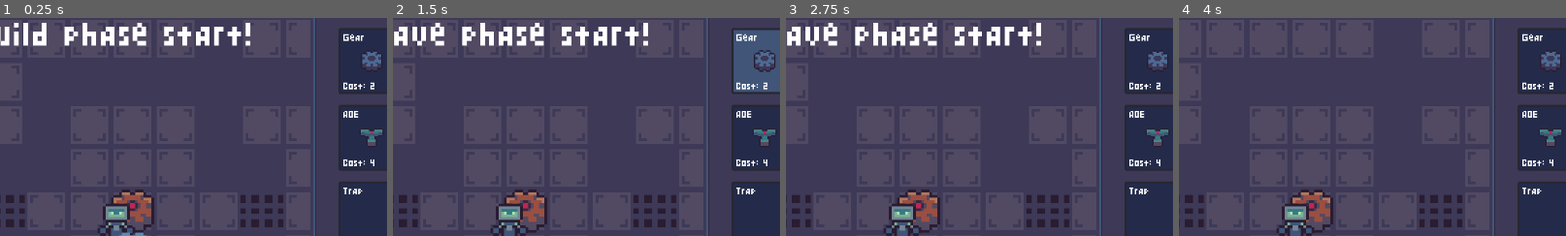
Above: before the commit, frames 1-4 (left to right).
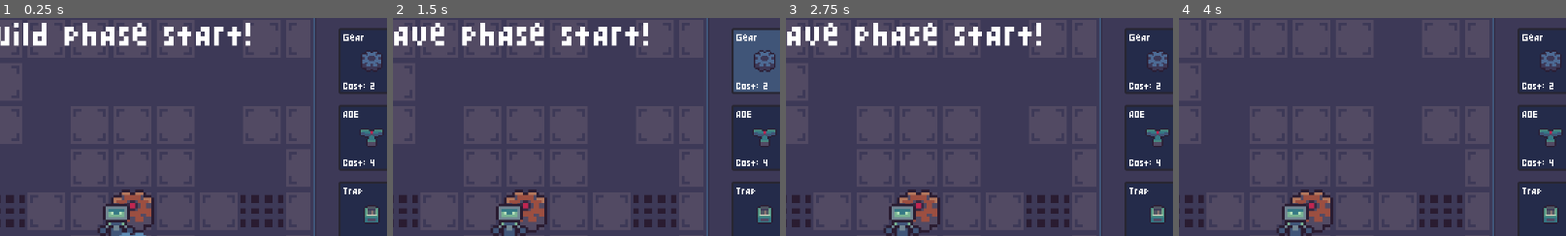
Above: after the commit, the same moments.

Repository: aughckt/spin-to-win
Game: Godot game, scene res://structure/meta/level_manager.tscn
The game is run twice, just before and just after one commit, with the same random seed, the same clock (stepped at 60 frames per second) and the same inputs. The engine's default icon, where the game draws it, is replaced by a stand-in: a white triangle on a blue panel in a dark square.
Inputs (mouse positions are % of the whole screen's width and height, from its top left):
- Up to frame 1 (0.25 s): no input
- Up to frame 2 (1.5 s): click "Start Wave" at 0.5 s; click (83, 10) at 1.27 s
- Up to frame 3 (2.75 s): click "Pause" at 2 s
- Up to frame 4 (4 s): click "Continue" at 2.75 s; tap Enter at 3.5 s; move the mouse to (72, 45) at 3.52 s; hold D (right) from 3.53 s (still down); hold E (interact) from 3.53 s (still down); click (72, 45) at 3.67 s
The pictures show only the part of the screen within x 35-85%, y 0-50%; the shares and areas given below are measured in that part.

The runs differ from the first frame. In frame 1, 0.3% of the frame differs, in the area x 93-98%, y 85-95%; in frame 2, 0.3%; in frame 3, 0.3%; in frame 4, 0.3%.

Commit message:
Add book dispenser

Diff:
--- a/towers/tower_data/trap_tower_data.tres
+++ b/towers/tower_data/trap_tower_data.tres
@@ -2,12 +2,14 @@
 
 [ext_resource type="PackedScene" uid="uid://datjovsvr613g" path="res://towers/trap_tower/trap_tower.tscn" id="1_f24ow"]
 [ext_resource type="Script" uid="uid://b55436prbbuts" path="res://towers/tower_data.gd" id="1_x6jwh"]
+[ext_resource type="Texture2D" uid="uid://dgpoafspsrbeq" path="res://towers/trap_tower/bookdispensor_icon.png" id="1_yhtsm"]
 
 [resource]
 script = ExtResource("1_x6jwh")
 cost = 5
 scene = ExtResource("1_f24ow")
 name = "Trap"
+icon = ExtResource("1_yhtsm")
 shot_delay_sec = 2.0
 damage = 30
 metadata/_custom_type_script = "uid://b55436prbbuts"
--- a/towers/trap_tower/trap.gd
+++ b/towers/trap_tower/trap.gd
@@ -3,6 +3,7 @@
 
 static var pool: Pool
 const scene: PackedScene = preload("res://towers/trap_tower/trap.tscn")
+@onready var animated_sprite: AnimatedSprite2D = $AnimatedSprite2D
 
 signal triggered(trap: Trap)
 
@@ -11,6 +12,14 @@
 
 func _ready() -> void:
 	area_entered.connect(_on_area_entered)
+
+	var random: float = randf()
+	if random > 0.66:
+		animated_sprite.play("default")
+	elif random > 0.33:
+		animated_sprite.play("default2")
+	else:
+		animated_sprite.play("default3")
 
 func _on_area_entered(area: Area2D) -> void:
 	if area is not Trooper:
--- a/towers/trap_tower/trap.tscn
+++ b/towers/trap_tower/trap.tscn
@@ -1,9 +1,48 @@
 [gd_scene format=3 uid="uid://dimgm6hfo2fot"]
 
 [ext_resource type="Script" uid="uid://bnrpoiaxrlnpq" path="res://towers/trap_tower/trap.gd" id="1_f8g6h"]
-[ext_resource type="Texture2D" uid="uid://btm4vlsmnxvyw" path="res://icon.svg" id="1_hibab"]
+[ext_resource type="Texture2D" uid="uid://pb37pubh5sm0" path="res://towers/trap_tower/BookDispenser_Projectile.png" id="2_f8g6h"]
 
 [sub_resource type="CircleShape2D" id="CircleShape2D_fbxa2"]
+
+[sub_resource type="AtlasTexture" id="AtlasTexture_2w8op"]
+atlas = ExtResource("2_f8g6h")
+region = Rect2(24, 0, 12, 12)
+
+[sub_resource type="AtlasTexture" id="AtlasTexture_f8g6h"]
+atlas = ExtResource("2_f8g6h")
+region = Rect2(12, 0, 12, 12)
+
+[sub_resource type="AtlasTexture" id="AtlasTexture_00vmy"]
+atlas = ExtResource("2_f8g6h")
+region = Rect2(0, 0, 12, 12)
+
+[sub_resource type="SpriteFrames" id="SpriteFrames_126ht"]
+animations = [{
+"frames": [{
+"duration": 1.0,
+"texture": SubResource("AtlasTexture_2w8op")
+}],
+"loop": 0,
+"name": &"default",
+"speed": 10.0
+}, {
+"frames": [{
+"duration": 1.0,
+"texture": SubResource("AtlasTexture_f8g6h")
+}],
+"loop": 1,
+"name": &"default2",
+"speed": 5.0
+}, {
+"frames": [{
+"duration": 1.0,
+"texture": SubResource("AtlasTexture_00vmy")
+}],
+"loop": 1,
+"name": &"default3",
+"speed": 5.0
+}]
 
 [node name="Trap" type="Area2D" unique_id=1568653871]
 collision_layer = 0
@@ -14,7 +53,6 @@
 [node name="CollisionShape2D" type="CollisionShape2D" parent="." unique_id=1879159455]
 shape = SubResource("CircleShape2D_fbxa2")
 
-[node name="Sprite2D" type="Sprite2D" parent="." unique_id=804667390]
-self_modulate = Color(1, 0, 0, 1)
-scale = Vector2(0.2, 0.2)
-texture = ExtResource("1_hibab")
+[node name="AnimatedSprite2D" type="AnimatedSprite2D" parent="." unique_id=805484978]
+scale = Vector2(4, 4)
+sprite_frames = SubResource("SpriteFrames_126ht")
--- a/towers/trap_tower/trap_tower.gd
+++ b/towers/trap_tower/trap_tower.gd
@@ -4,13 +4,19 @@
 const TRAP_SCENE: PackedScene = preload("res://towers/trap_tower/trap.tscn")
 
 var positions: Array[Vector2] = []
-const MAX_DIFF_FROM_TARGET_POS: float = 10
+const MAX_DIFF_FROM_TARGET_POS: float = 15
+@onready var animated_spites: AnimatedSprite2D = $AnimatedSprite2D
+@onready var spawn_timer: Timer = $SpawnTimer
 
 const MAX_TRAPS: int = 5
 var traps: Array[Trap] = []
 
 func _ready() -> void:
 	LevelManager.INST.wave_started.connect(_on_wave_started)
+
+	animated_spites.animation_finished.connect(_on_animation_finished)
+	animated_spites.play("Idle")
+	spawn_timer.timeout.connect(_on_timer_timeout)
 
 	var map := Env.INST.tilemap #arrow map, only want to place on path tiles
 	var tile := map.local_to_map(map.to_local(global_position))
@@ -28,6 +34,30 @@
 	if positions.size() == 0:
 		return
 
+	animated_spites.play("Dispense")
+
+	spawn_timer.start()
+
+
+func destroy_trap(trap: Trap) -> void:
+	trap.triggered.disconnect(_on_trap_triggered)
+	traps.erase(trap)
+	trap.remove()
+
+func _on_trap_triggered(trap: Trap) -> void:
+	destroy_trap(trap)
+
+func _on_wave_started() -> void:
+	while !traps.is_empty():
+		destroy_trap(traps[0])
+	assert(traps.size() == 0)
+
+
+func _on_animation_finished() -> void:
+	animated_spites.play("Idle")
+
+
+func _on_timer_timeout() -> void:
 	var pos: Vector2 = positions.pick_random()
 	pos += Vector2.RIGHT.rotated(randf_range(0, TAU)) * randfn(0, MAX_DIFF_FROM_TARGET_POS)
 
@@ -42,16 +72,3 @@
 	#still want something to happen instead of the tower just not doing anything
 	if traps.size() > MAX_TRAPS:
 		_on_trap_triggered(traps[0])
-
-func destroy_trap(trap: Trap) -> void:
-	trap.triggered.disconnect(_on_trap_triggered)
-	traps.erase(trap)
-	trap.remove()
-
-func _on_trap_triggered(trap: Trap) -> void:
-	destroy_trap(trap)
-
-func _on_wave_started() -> void:
-	while !traps.is_empty():
-		destroy_trap(traps[0])
-	assert(traps.size() == 0)
--- a/towers/trap_tower/trap_tower.tscn
+++ b/towers/trap_tower/trap_tower.tscn
@@ -1,11 +1,87 @@
 [gd_scene format=3 uid="uid://datjovsvr613g"]
 
-[ext_resource type="Texture2D" uid="uid://btm4vlsmnxvyw" path="res://icon.svg" id="1_aogww"]
 [ext_resource type="Script" uid="uid://cu8etchoxdp0v" path="res://towers/trap_tower/trap_tower.gd" id="1_hcdve"]
+[ext_resource type="Texture2D" uid="uid://b67vi4jx74dnv" path="res://towers/trap_tower/BookDispenser.png" id="2_hcdve"]
+
+[sub_resource type="AtlasTexture" id="AtlasTexture_j0duy"]
+atlas = ExtResource("2_hcdve")
+region = Rect2(0, 48, 48, 48)
+
+[sub_resource type="AtlasTexture" id="AtlasTexture_rmsk4"]
+atlas = ExtResource("2_hcdve")
+region = Rect2(48, 48, 48, 48)
+
+[sub_resource type="AtlasTexture" id="AtlasTexture_51jax"]
+atlas = ExtResource("2_hcdve")
+region = Rect2(96, 48, 48, 48)
+
+[sub_resource type="AtlasTexture" id="AtlasTexture_3oknq"]
+atlas = ExtResource("2_hcdve")
+region = Rect2(144, 48, 48, 48)
+
+[sub_resource type="AtlasTexture" id="AtlasTexture_2x4tf"]
+atlas = ExtResource("2_hcdve")
+region = Rect2(0, 0, 48, 48)
+
+[sub_resource type="AtlasTexture" id="AtlasTexture_fncyv"]
+atlas = ExtResource("2_hcdve")
+region = Rect2(48, 0, 48, 48)
+
+[sub_resource type="AtlasTexture" id="AtlasTexture_mrsew"]
+atlas = ExtResource("2_hcdve")
+region = Rect2(96, 0, 48, 48)
+
+[sub_resource type="AtlasTexture" id="AtlasTexture_hdxci"]
+atlas = ExtResource("2_hcdve")
+region = Rect2(144, 0, 48, 48)
+
+[sub_resource type="SpriteFrames" id="SpriteFrames_126ht"]
+animations = [{
+"frames": [{
+"duration": 1.0,
+"texture": SubResource("AtlasTexture_j0duy")
+}, {
+"duration": 1.0,
+"texture": SubResource("AtlasTexture_rmsk4")
+}, {
+"duration": 1.0,
+"texture": SubResource("AtlasTexture_51jax")
+}, {
+"duration": 1.0,
+"texture": SubResource("AtlasTexture_3oknq")
+}],
+"loop": 0,
+"name": &"Dispense",
+"speed": 10.0
+}, {
+"frames": [{
+"duration": 1.0,
+"texture": SubResource("AtlasTexture_2x4tf")
+}, {
+"duration": 1.0,
+"texture": SubResource("AtlasTexture_fncyv")
+}, {
+"duration": 1.0,
+"texture": SubResource("AtlasTexture_mrsew")
+}, {
+"duration": 1.0,
+"texture": SubResource("AtlasTexture_hdxci")
+}],
+"loop": 1,
+"name": &"Idle",
+"speed": 10.0
+}]
 
 [node name="TrapTower" type="Node2D" unique_id=1485056362]
+y_sort_enabled = true
 script = ExtResource("1_hcdve")
 
-[node name="Sprite2D" type="Sprite2D" parent="." unique_id=1546133486]
-scale = Vector2(0.5, 0.5)
-texture = ExtResource("1_aogww")
+[node name="AnimatedSprite2D" type="AnimatedSprite2D" parent="." unique_id=40340654]
+scale = Vector2(4, 4)
+sprite_frames = SubResource("SpriteFrames_126ht")
+animation = &"Idle"
+frame_progress = 0.0055213403
+
+[node name="SpawnTimer" type="Timer" parent="." unique_id=1243866794]
+wait_time = 0.4
+one_shot = true
Binary file added: towers/trap_tower/BookDispenser.png
Not shown, added: towers/trap_tower/BookDispenser.png.import
Binary file added: towers/trap_tower/BookDispenser_Projectile.png
Not shown, added: towers/trap_tower/BookDispenser_Projectile.png.import
Binary file added: towers/trap_tower/bookdispensor_icon.png
Not shown, added: towers/trap_tower/bookdispensor_icon.png.import
